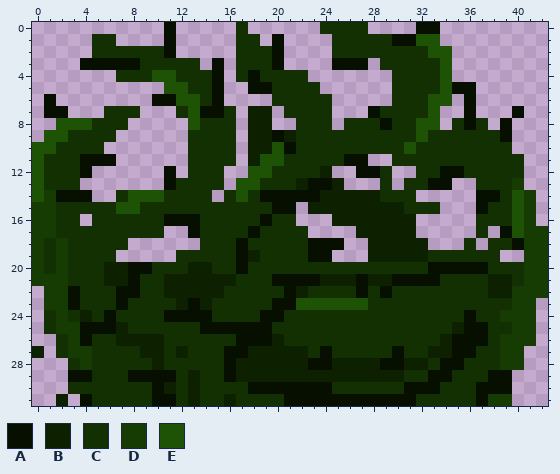
Two versions of one pixel-art sprite, assets/textures/traps/poison_ivy.png. Above, as it was before the edit.
The file is 43x32 pixels.
Palette (. is transparent): A #060f00  B #0d2101  C #123002  D #163b03  E #1e5204
Pixels before, first column x 0:
 0 ...........A.....C......CCCC....AA.........
 1 .....CC....A.....CC.A....CCCCCAAEE.........
 2 .....CCCCCCA.....CCCA....CCCCCCCCEE........
 3 ....AAAAACCCCC.A.CCCA....AAA.CCCCCE........
 4 .......CCCEECCCA.CACCCC.......CCCCE........
 5 ...........EECCA..AACCCC......CCCCEAA......
 6 .A........AAEECA....CCCCC.....CCCEE.A......
 7 .AA...CCC...CEAAC.BB.CCCC...ACCCCE..A...A..
 8 ..EEECCC.....ECCC.BB..CCC.CCCACCEE.CAC.A...
 9 .EECCCC......CCCC.BBABCCCCCCCCCCECCCCCCA...
10 EECCCC.......CCCC.BBEACCCCCCCCCECCCCCCCC...
11 ECCCAAA......CCCC.BEECCCCCAA..CCCCCCCCCCC..
12 ECCCA......A.CCC..EECCCCB..AAC..CCAACCCCC..
13 ECCC.......ACCCC.EECCCBAAB...C.CCAA..CCCD..
14 EDAAA..CEEECCCC.CECAAAAABBBBBCCC.....AACED.
15 DDCCCCCEECCCCCCCCCCCAA.BBBBBBBBCCC...ACCED.
16 DDCC.CCCCCCAAACCCCCACC...BBBBBBB.....CCCED.
17 DDCCCCCCCCC..ACCCCACCCC....BBBBB.....C.AEDD
18 DCDCCCCC......CCCACCCCCAAA..BBBBB...C.CCADD
19 DCDCCCC.....CCCCCABCCCCAA...BBBBBCCCCCC..DD
20 DCDCCCBBAACCCBBCCACCCCCCCCCCCCCCCAAAAACCCDD
21 DDDCCCBBACCBBBBBBCCCAAAABBBABBAAAACCCCBBCDD
22 .DDACCCAACCBBBBBCCCCCABCCCCACACCCCCCCCBBDDD
23 .DDACCCACCCCBABCCCCCAAEEEEEECCCCCCCCCCCCDD.
24 .CDCBCACCCCAAAACCCCAACCCCCCCCCCCCCCCACCDDD.
25 .CDDAAABCCCCCCAAAAAACCCCCCCCCCCCCCCBAACCDD.
26 ..CDACCBBBBCCCCCCAAABCCCCCCCCCCCCCBAAACDDD.
27 B.CDDCCCCBBCBCCCAABBBBBCACCCCCACCBBAACCDD..
28 ...CDCCCCCBCCCCCABBBBBBAABBBBAABBCAACCCDD..
29 ...AACCCAAAACBCCABBBBBBBBBBBBBBCCAACCCAA...
30 ...CCCCCCCABCBCCCCAAAAAAACCCCCCAAACCCAAA...
31 ..B.ACCCCCAACBCCBCCCCAAAAAAAAAAACCCCCADD...
After:
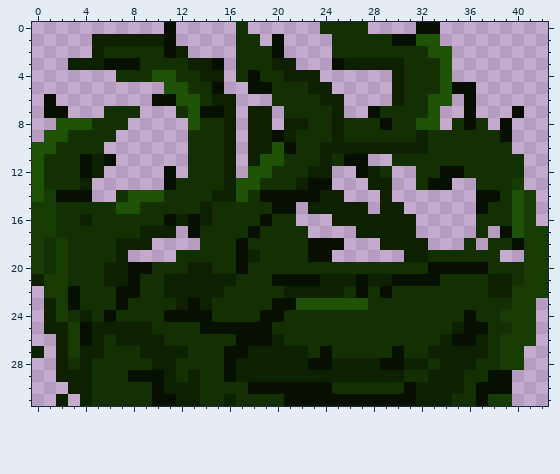
The edit:
There is now colour B in row 1 at x 7 to 10; in row 2 at x 12; in row 3 at x 3, 14, 21 and 28; in row 4 at x 23; in row 5 at x 24; in row 6 at x 16 and 25.
There is now colour B in row 7 at x 25; in row 8 at x 21 and 25; in row 12 at x 5 and 16; in row 13 at x 4, 16 and 28; in row 14 at x 15; in row 16 at x 4.
There is now colour B in row 17 at x 11; in row 18 at x 8 to 9; in row 19 at x 7; in rows 28 to 29 at x 2.
The edit turns colour A into colour B in row 3 at x 4 to 5, 20 and 26 to 27; in row 4 at x 15; in row 6 at x 15; in row 11 at x 5; in row 12 at x 28; in row 16 at x 12.
The edit turns colour A into colour B in row 22 at x 21; in row 25 at x 5 to 6; in row 26 at x 37; in row 27 at x 35 to 36; in row 28 at x 34 to 35; in row 29 at x 3 to 4, 11 and 33 to 34.
The edit turns colour A into colour B in row 30 at x 32 to 33; in row 31 at x 4.
The edit turns colour C into colour B in row 1 at x 5 to 6; in row 2 at x 5; in row 3 at x 13 and 29 to 30; in row 4 at x 14, 21 to 22 and 30; in row 5 at x 23 and 30; in row 6 at x 24 and 30.
The edit turns colour C into colour B in row 7 at x 16; in row 8 at x 16 and 22; in row 9 at x 16 and 25; in row 10 at x 16, 24 to 30 and 32; in row 11 at x 16 and 24; in row 12 at x 23.
The edit turns colour C into colour B in row 13 at x 29; in row 14 at x 16 and 29; in rows 15 to 16 at x 14; in row 17 at x 9 to 10; in row 18 at x 7; in row 22 at x 23 to 25.
The edit turns colour C into colour B in row 24 at x 1; in row 25 at x 1 and 8 to 9; in row 26 at x 2 and 5; in row 27 at x 2, 5, 11 and 37; in row 28 at x 11 and 36; in row 29 at x 35.
The edit turns colour C into colour B in row 30 at x 3 to 4, 12 and 34 to 35; in row 31 at x 12 and 32 to 34.
The edit turns colour D into colour B in row 21 at x 0; in row 23 at x 1; in row 25 at x 2; in rows 27 to 28 at x 4.
The edit turns colour E into colour B in row 9 at x 32; in row 10 at x 31.
Colour B is removed in row 13 at x 25; in row 14 at x 26 to 28; in row 15 at x 28; in row 18 at x 28; in row 19 at x 28 to 30.
Colour C is removed in row 13 at x 31; in row 14 at x 30 to 31; in row 15 at x 31 to 33.
Pixel boxes of the changes (left, top, right, bottom) in both pictures:
changed: (32, 34, 488, 406)
